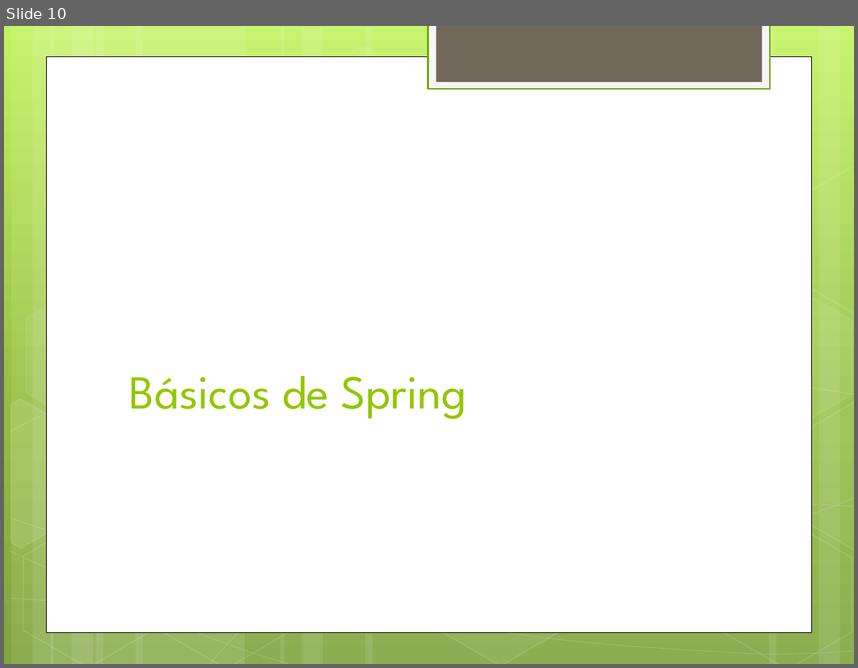
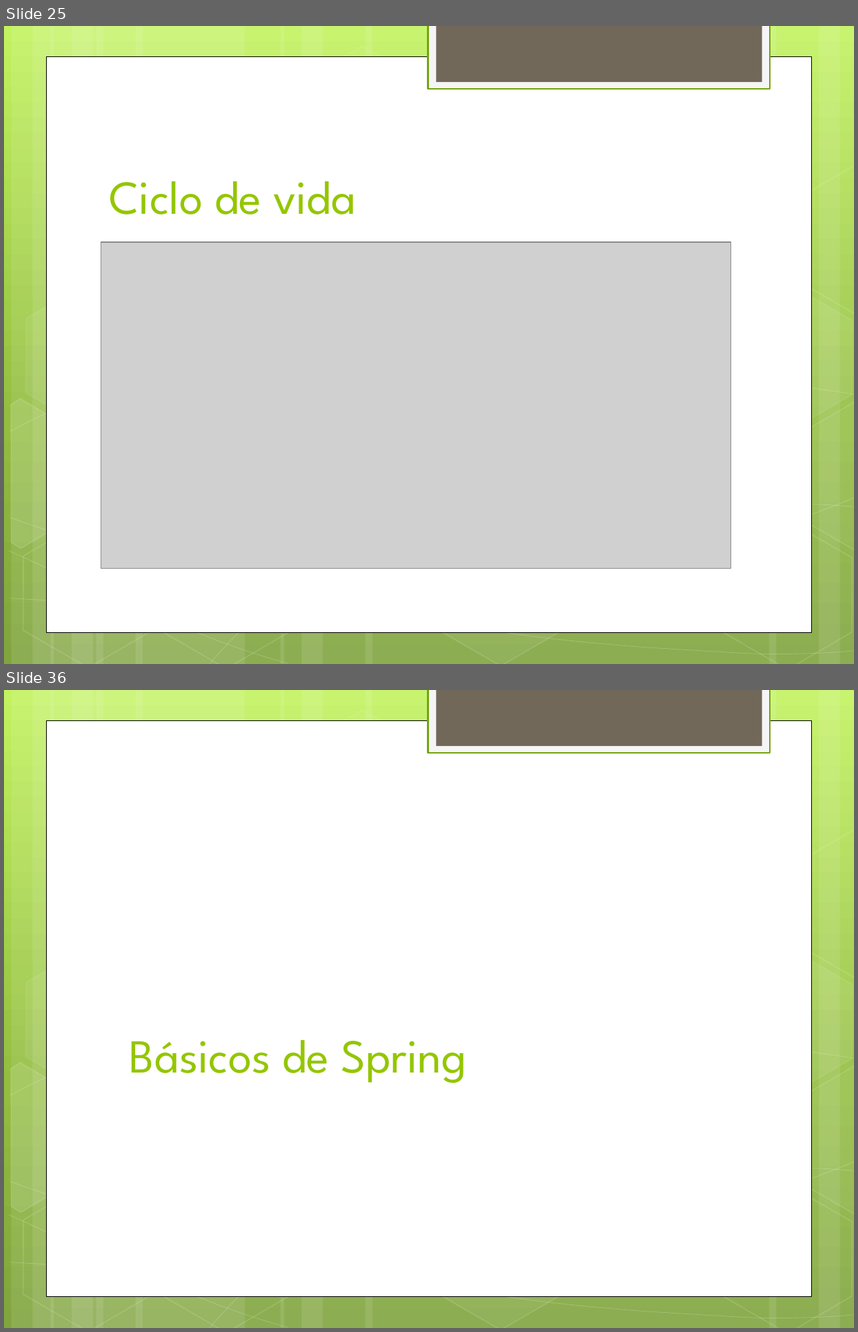
Before and after one commit to jdmr/CursoSpring, a slide deck: Presentation1.pptx. Shown one above the other, each under a label of ours: slide 10 before the commit, slides 25 and 36 after it; the slides between them are not shown. The pictures are 858x668 and 858x1332 pixels, drawn with LibreOffice and Linux fonts; fonts in the diff are those of the drawing; grey boxes stand for pictures. Boxes give left, top, right and bottom in pixels: in the first picture for what was removed or moved away, otherwise in the second. Text is boxed around its words. In the diff, an @@ line names an element or a change of style, - is before the commit and + after.

```diff
--- a/Presentation1.pptx
+++ b/Presentation1.pptx
@@ slide 25 added at [4,26,854,664], background gradient #C3F35F to #93BF3F to #81A53E; not listed: 31 template elements that a slide beside it also shows @@
@@ title added at [110,181,357,214], 40 pt, text #94C600 @@
+Ciclo de vida
@@ picture added at [101,242,731,568] @@
@@ what was slide 10 is now slide 36 @@
```
Also in this commit, not shown: 1 slide changed, 25 other slides added, 12 other files.
